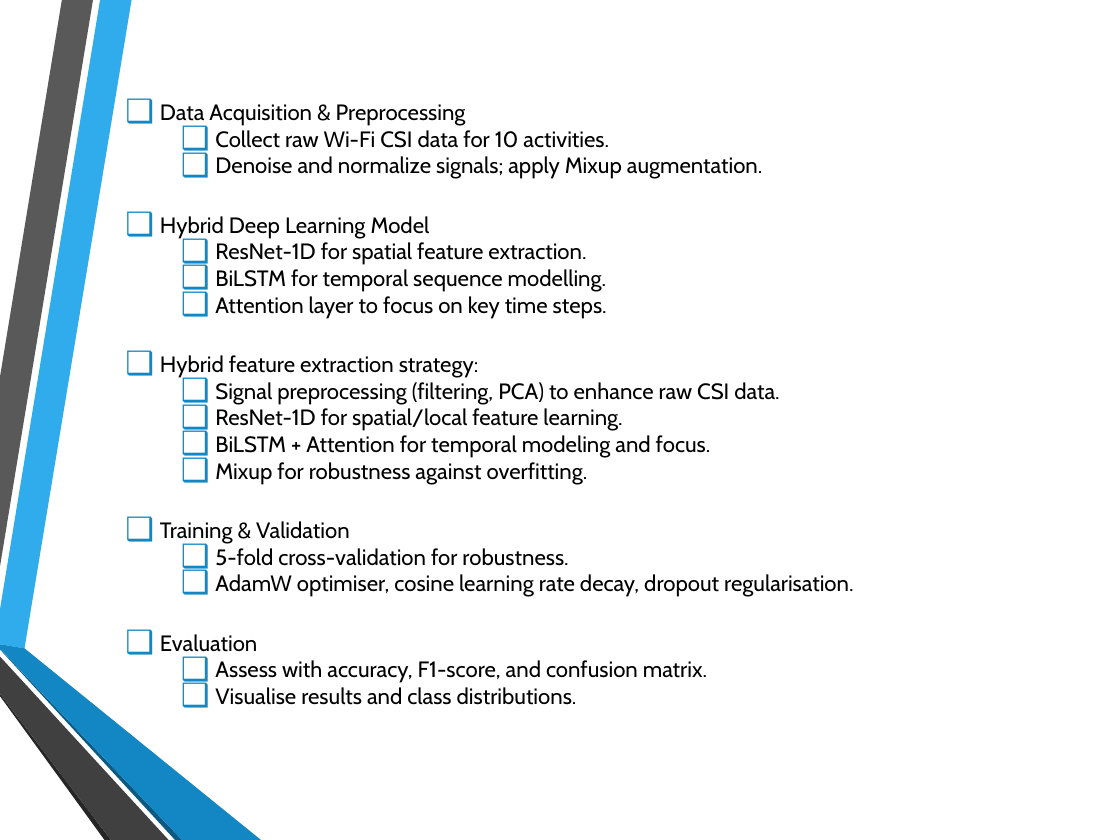
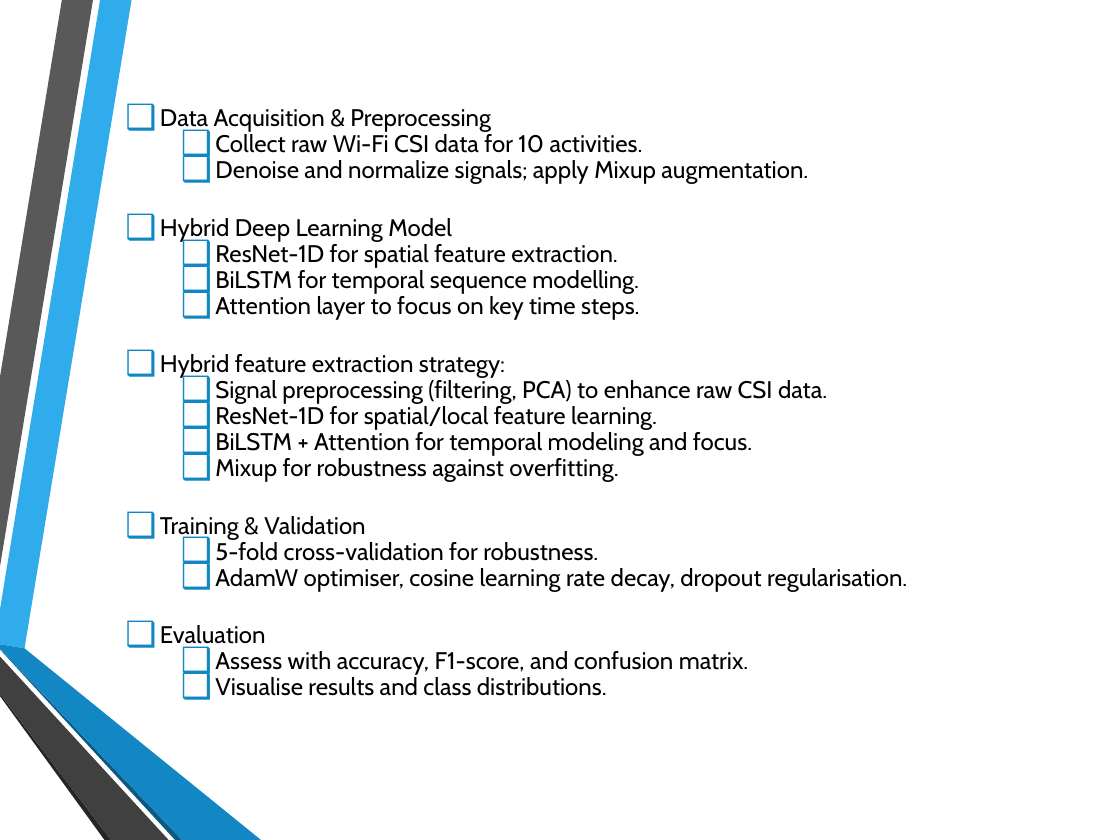
Before and after one commit to mohena-com/wifi_project-phase-2, a slide deck: slide 14 of docs/MTECH AAI COHORT-1_wifi_har_Dissertation_Project– Phase_1_V1.2.ppt. Drawn at 1120x840 pixels with LibreOffice and Linux fonts; fonts in the diff are those of the drawing; background and template pictures are left out. Boxes give left, top, right and bottom in pixels: in the first picture for what was removed or moved away, otherwise in the second. Text is boxed around its words. In the diff, an @@ line names an element or a change of style, - is before the commit and + after.

```diff
--- a/docs/MTECH AAI COHORT-1_wifi_har_Dissertation_Project– Phase_1_V1.2.ppt
+++ b/docs/MTECH AAI COHORT-1_wifi_har_Dissertation_Project– Phase_1_V1.2.ppt
@@ text "Data Acquisition & Preprocessing" at (160,109,907,696): size 15.7 to 17 pt; line spacing 1 to 0.9 @@
```
Also in this commit, not shown: 4 other slides changed, 1 slide added, 6 other files.
